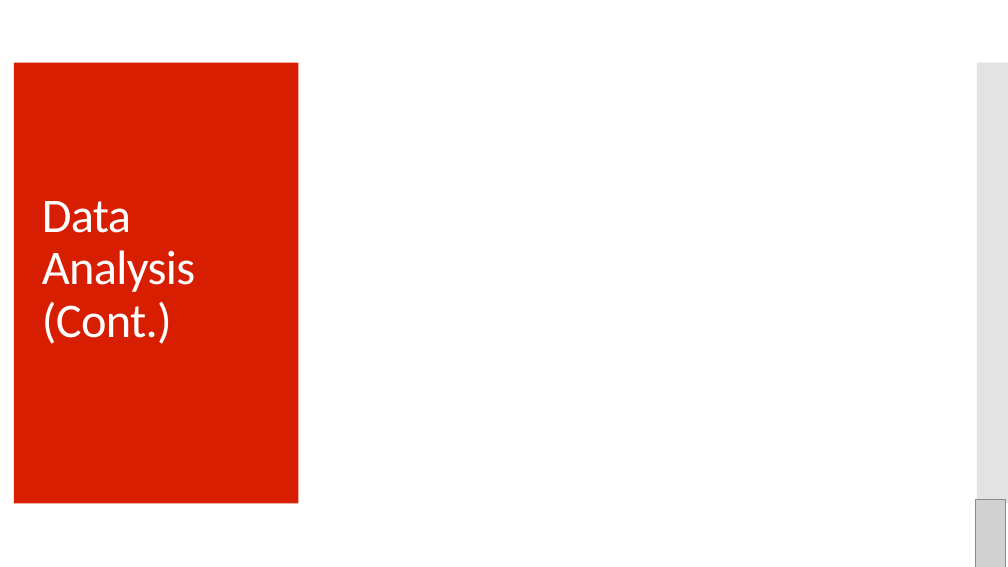
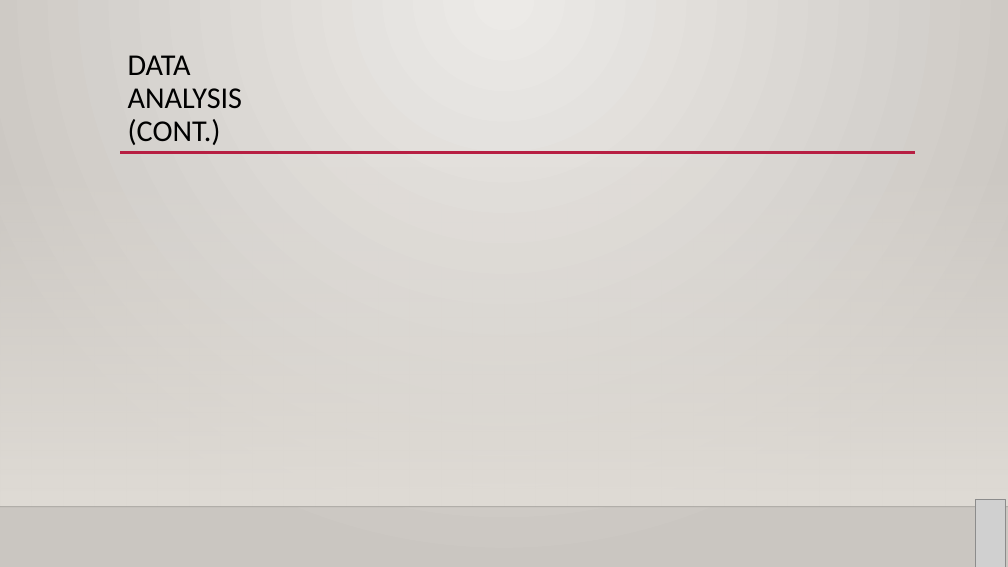
Before and after one commit to cnwaubi/LuckyNumber7, a slide deck: slide 8 of Presentation.pptx (slide 7 before the commit). Drawn at 1008x567 pixels with LibreOffice and Linux fonts; fonts in the diff are those of the drawing; grey boxes stand for pictures; background and template pictures are left out. Boxes give left, top, right and bottom in pixels: in the first picture for what was removed or moved away, otherwise in the second. Text is boxed around its words. In the diff, an @@ line names an element or a change of style, - is before the commit and + after.

```diff
--- a/Presentation.pptx
+++ b/Presentation.pptx
@@ background #FFFFFF to gradient #ECEAE7 to #CAC7C1 @@
@@ title "DATA ANALYSIS (CONT.)" at [128, 55, 243, 145]: vertical alignment middle to top @@
@@ title at [128, 55, 243, 145]: text changed; size 46 to 28.8 pt; text colour #FFFFFF to #000000 @@
-Data
-Analysis
-(Cont.)
+DATA
+ANALYSIS
+(CONT.)
@@ rectangle removed at [14, 63, 299, 504] @@
@@ rectangle removed at [977, 63, 1008, 504] @@
@@ rectangle added at [0, 167, 1008, 507], fill gradient #DFDBD5 @@
@@ line added from (120, 153) to (915, 153), #B71E42 2.5 pt @@
@@ line added from (0, 507) to (1008, 507), #000001 1 pt @@
```
Also in this commit, not shown: 7 other slides changed, 8 slides added, 5 slides removed, 2 other files.
